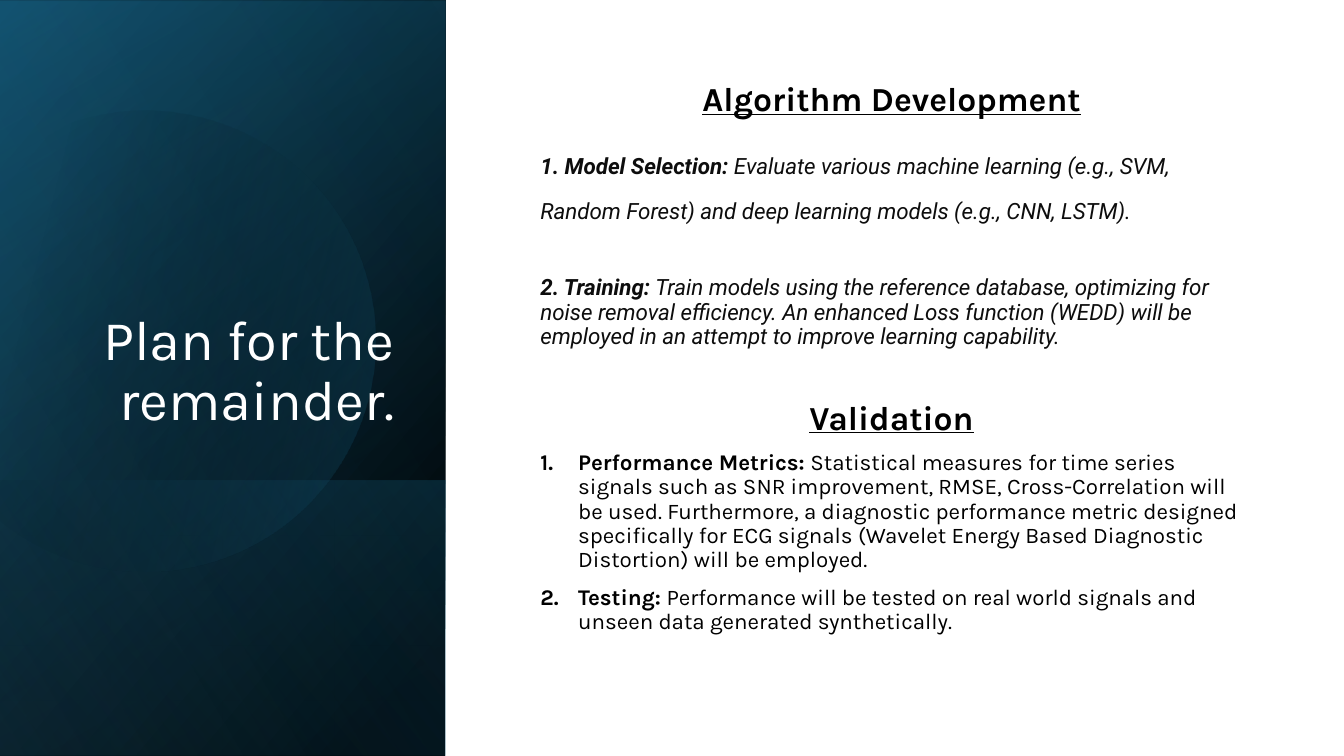
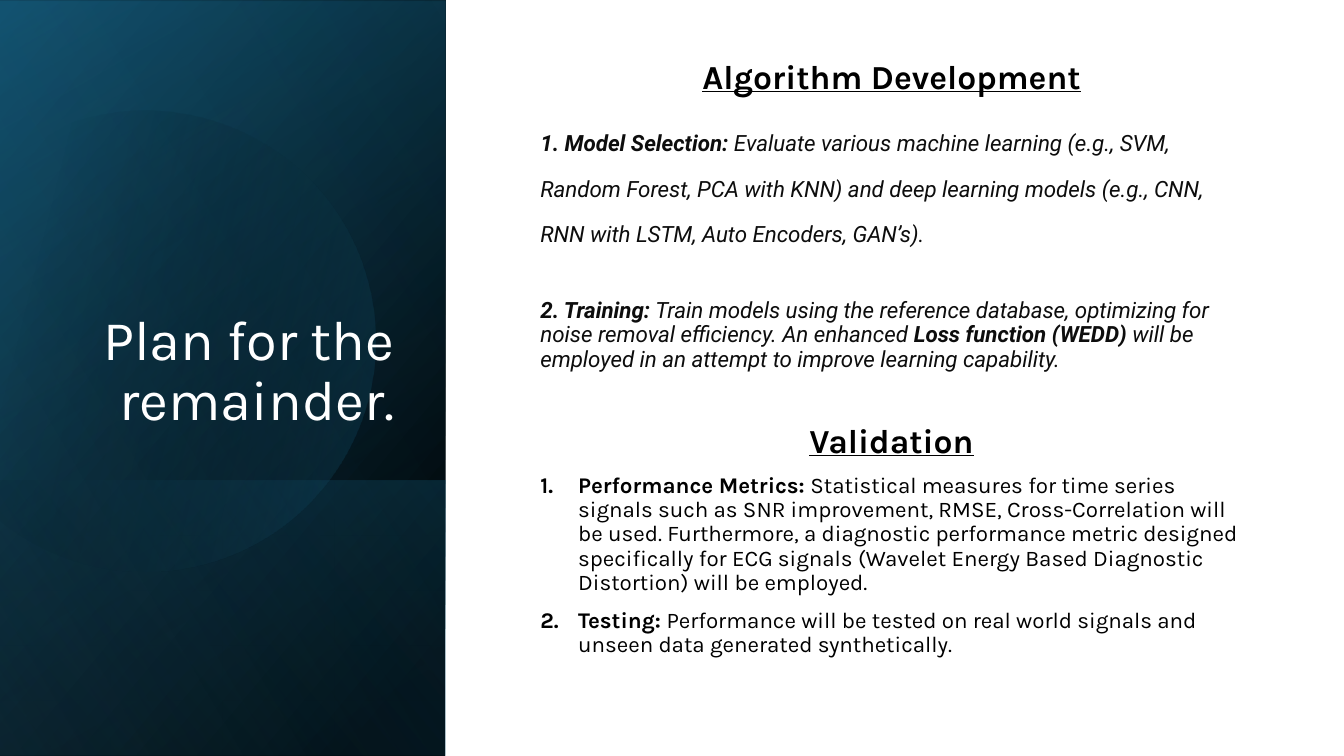
Before and after one commit to ben120-web/MSc-Project, a slide deck: slide 4 of Electrode Motion Denoising/reports/Exective Presentation.pptx. Drawn at 1344x756 pixels with LibreOffice and Linux fonts; fonts in the diff are those of the drawing. Boxes give left, top, right and bottom in pixels: in the first picture for what was removed or moved away, otherwise in the second. Text is boxed around its words. In the diff, an @@ line names an element or a change of style, - is before the commit and + after.

Commit message:
Minor

```diff
--- a/Electrode Motion Denoising/reports/Exective Presentation.pptx
+++ b/Electrode Motion Denoising/reports/Exective Presentation.pptx
@@ text at <box>540,133,1203,247</box>: text changed @@
-1. Model Selection: Evaluate various machine learning (e.g., SVM, Random Forest) and deep learning models (e.g., CNN, LSTM).
+1. Model Selection: Evaluate various machine learning (e.g., SVM, Random Forest, PCA with KNN) and deep learning models (e.g., CNN, RNN with LSTM, Auto Encoders, GAN’s).
@@ text at <box>540,301,1209,372</box>: bold on in "Loss function (WEDD)" @@
```
Also in this commit, not shown: 1 other slide changed.
